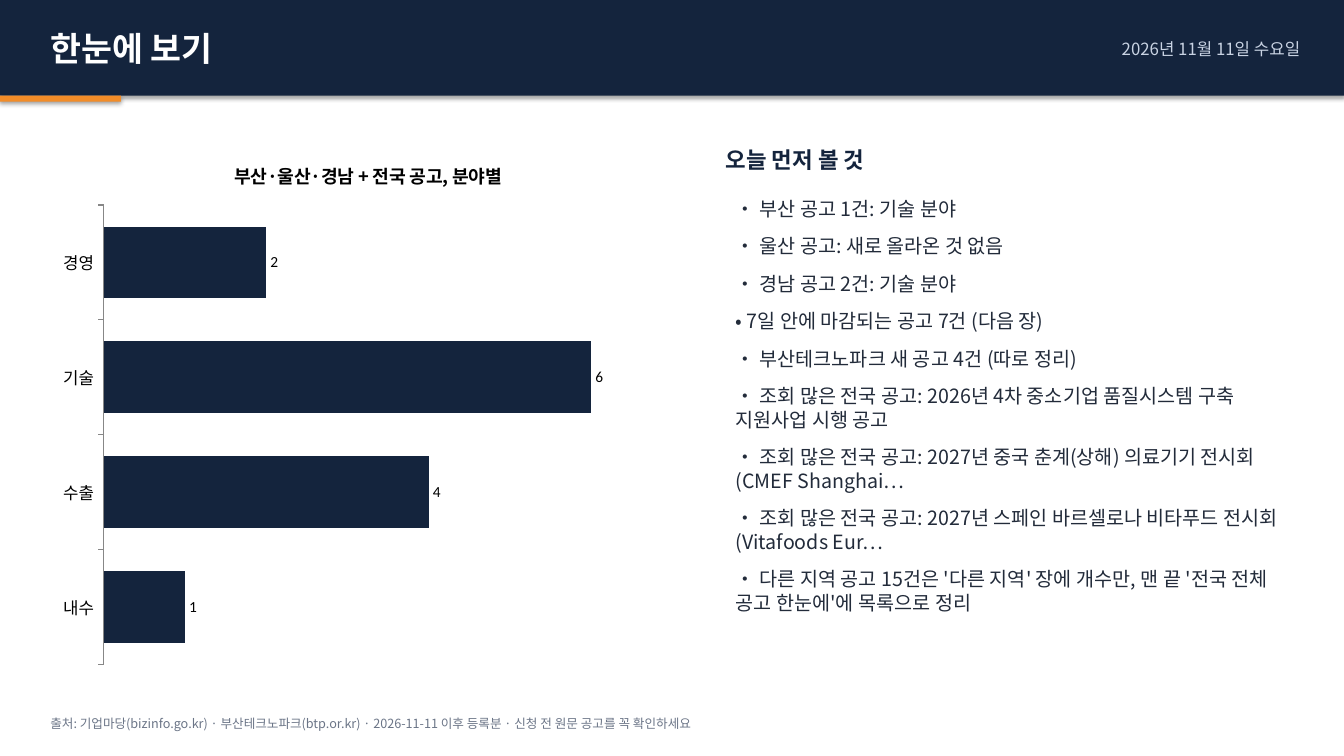
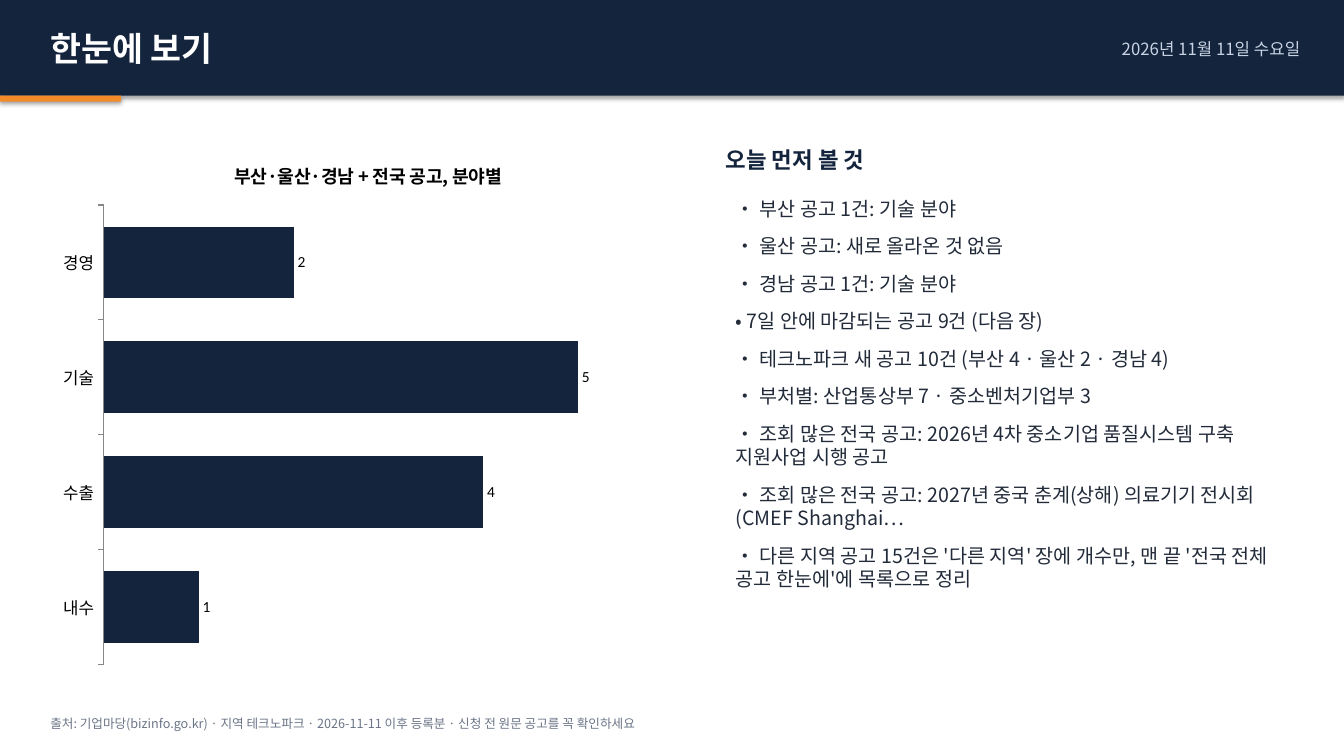
Before and after one commit to juddmank/helprnd.com, a slide deck: slide 2 of site/briefings/2026-11-11_지원사업공고.pptx. Drawn at 1344x756 pixels with LibreOffice and Linux fonts; fonts in the diff are those of the drawing. Boxes give left, top, right and bottom in pixels: in the first picture for what was removed or moved away, otherwise in the second. Text is boxed around its words. In the diff, an @@ line names an element or a change of style, - is before the commit and + after.

```diff
--- a/site/briefings/2026-11-11_지원사업공고.pptx
+++ b/site/briefings/2026-11-11_지원사업공고.pptx
@@ bar chart at (x1=50, y1=141, x2=686, y2=676) @@
@@ Series 1, 기술: 6 to 5 @@
@@ text at (x1=747, y1=274, x2=1170, y2=405): text changed @@
-• 경남 공고 2건: 기술 분야
-• 7일 안에 마감되는 공고 7건 (다음 장)
-• 부산테크노파크 새 공고 4건 (따로 정리)
+• 경남 공고 1건: 기술 분야
+• 7일 안에 마감되는 공고 9건 (다음 장)
+• 테크노파크 새 공고 10건 (부산 4 · 울산 2 · 경남 4)
+• 부처별: 산업통상부 7 · 중소벤처기업부 3
@@ text at (x1=736, y1=508, x2=1277, y2=553): paragraph removed @@
-• 조회 많은 전국 공고: 2027년 스페인 바르셀로나 비타푸드 전시회(Vitafoods Eur…
@@ text at (x1=50, y1=717, x2=635, y2=731): text changed @@
-출처: 기업마당(bizinfo.go.kr) · 부산테크노파크(btp.or.kr) · 2026-11-11 이후 등록분 · 신청 전 원문 공고를 꼭 확인하세요
+출처: 기업마당(bizinfo.go.kr) · 지역 테크노파크 · 2026-11-11 이후 등록분 · 신청 전 원문 공고를 꼭 확인하세요
```
Also in this commit, not shown: 18 other slides changed, 3 slides added, 6 other files.
